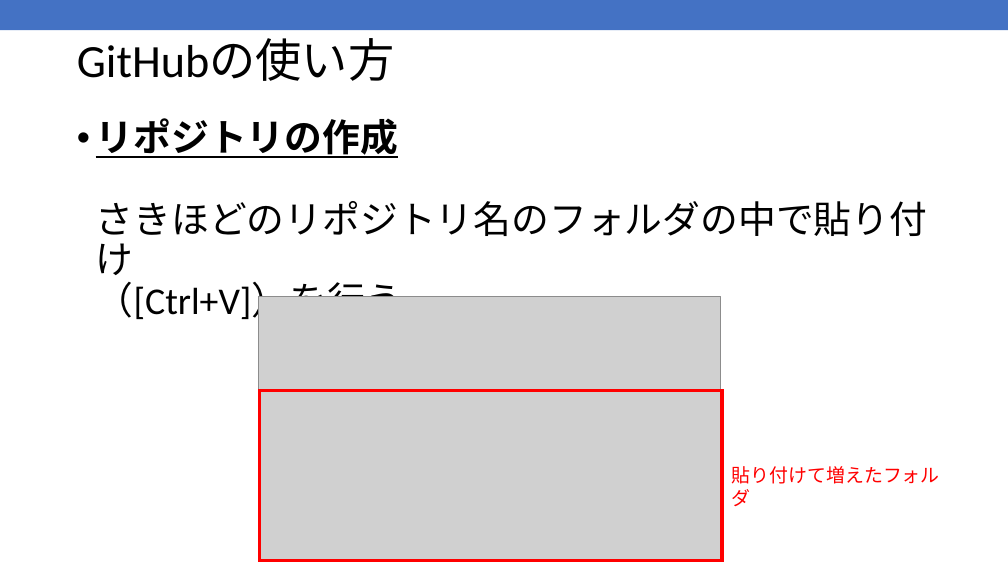
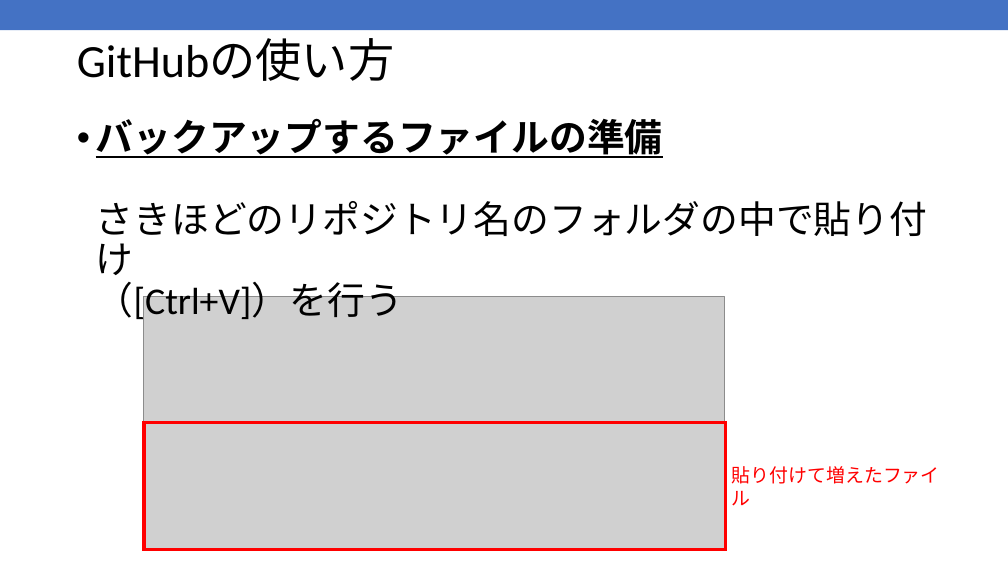
Before and after one commit to kic-murata/cpp2025, a slide deck: slide 48 of 授業資料/GitHub登録方法.pptx (slide 46 before the commit). Drawn at 1008x567 pixels with LibreOffice and Linux fonts; fonts in the diff are those of the drawing; grey boxes stand for pictures. Boxes give left, top, right and bottom in pixels: in the first picture for what was removed or moved away, otherwise in the second. Text is boxed around its words. In the diff, an @@ line names an element or a change of style, - is before the commit and + after.

```diff
--- a/授業資料/GitHub登録方法.pptx
+++ b/授業資料/GitHub登録方法.pptx
@@ text at [96,118,928,325]: text changed @@
-• リポジトリの作成
-  さきほどのリポジトリ名のフォルダの中で貼り付け
-  （[Ctrl+V]）を行う
+• バックアップするファイルの準備
+  さきほどのリポジトリ名のフォルダの中で貼り付け
+  （[Ctrl+V]）を行う
@@ picture: place and size @@
-picture at [259,296,721,561]
+picture at [143,296,724,550]
@@ rectangle: place and size @@
-rectangle at [259,390,722,560]
+rectangle at [144,422,725,549]
@@ text at [732,466,940,484]: text changed @@
-貼り付けて増えたフォルダ
+貼り付けて増えたファイル
```
Also in this commit, not shown: 24 other slides changed.
